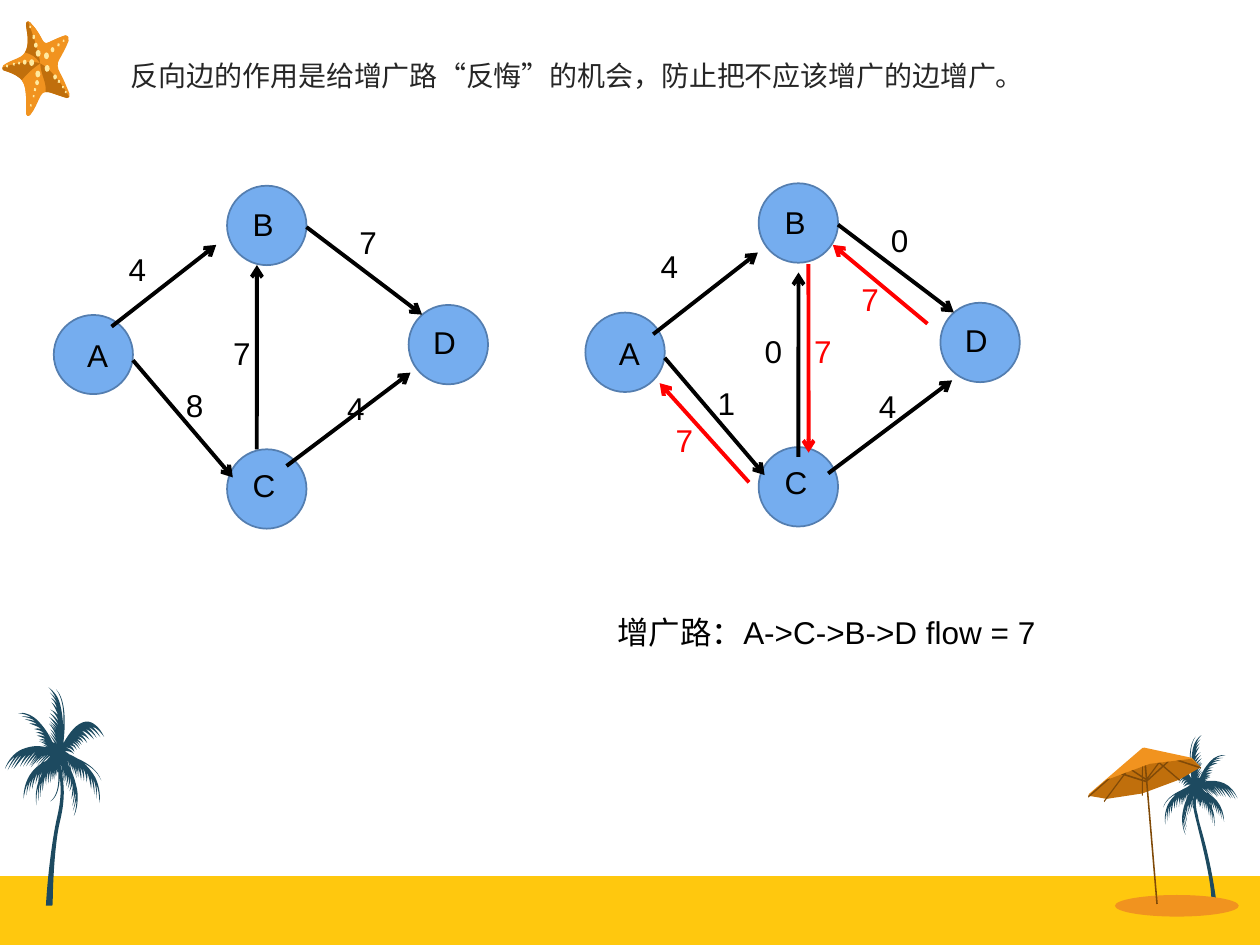
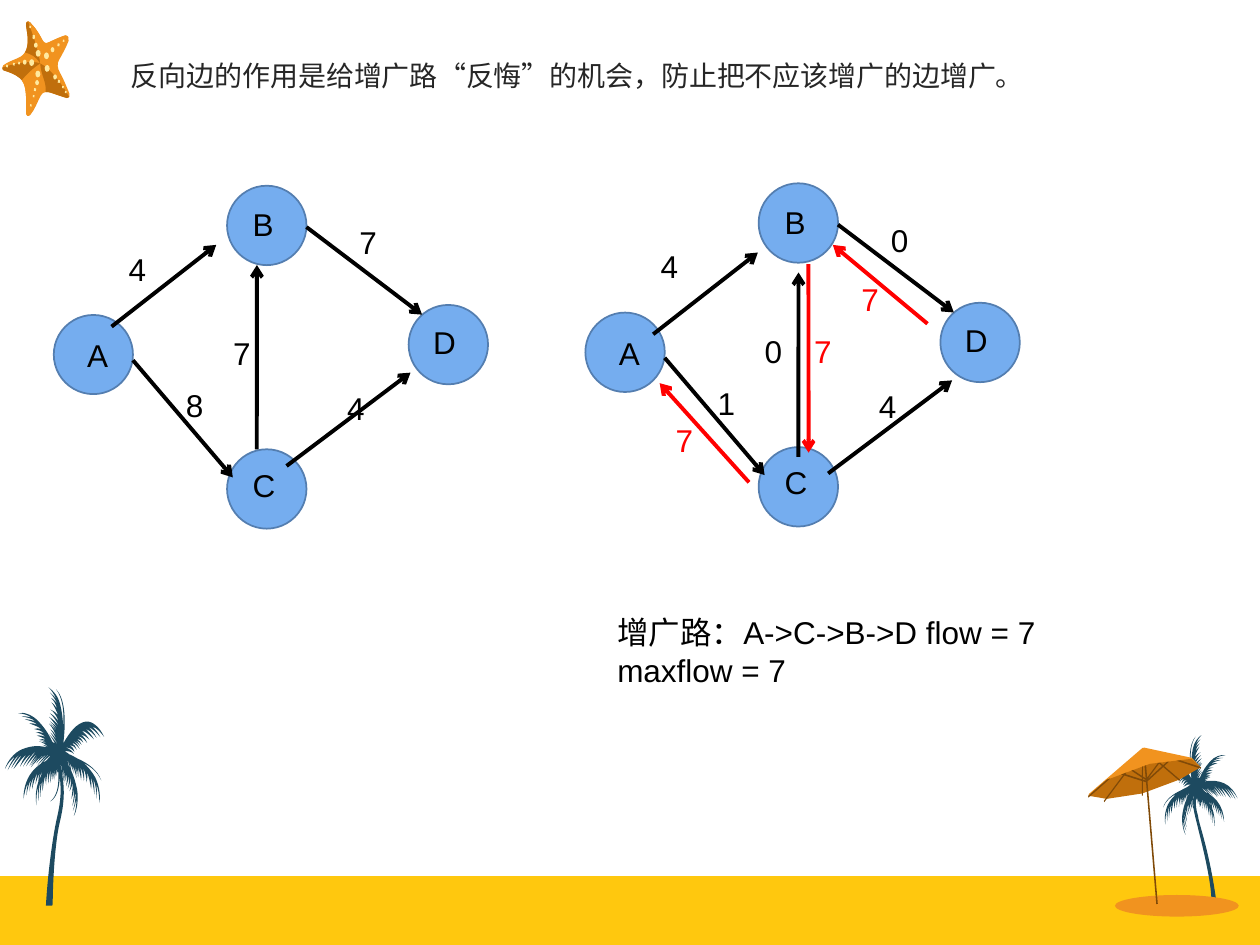
Before and after one commit to Sanzo00/ACM, a slide deck: slide 6 of report/最大流+费用流.ppt. Drawn at 1260x945 pixels with LibreOffice and Linux fonts; fonts in the diff are those of the drawing. Boxes give left, top, right and bottom in pixels: in the first picture for what was removed or moved away, otherwise in the second. Text is boxed around its words. In the diff, an @@ line names an element or a change of style, - is before the commit and + after.

```diff
--- a/report/最大流+费用流.ppt
+++ b/report/最大流+费用流.ppt
@@ text at bbox=[617, 659, 786, 683]: paragraph added @@
+maxflow = 7
```
Also in this commit, not shown: 5 other slides changed, 1 slide added.
